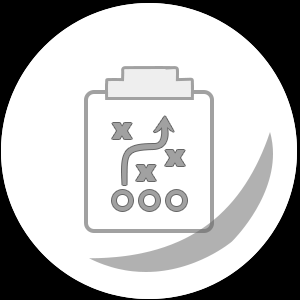
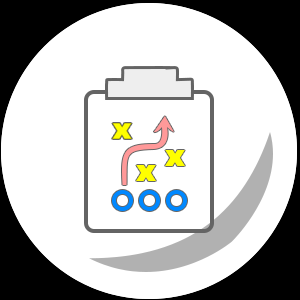
Before/after of a (300, 300) layered artwork. What changed in the layer stack:
painted on "Shape 4 copy", unmasked it over (112, 123, 132, 139)
painted on "Shape 4 copy 2", unmasked it over (165, 150, 185, 166)
painted on "Shape 4", unmasked it over (136, 165, 156, 181)
painted on "Ellipse 1 copy", unmasked it over (139, 190, 160, 211)
painted on "Ellipse 1 copy 2", unmasked it over (166, 190, 187, 211)
painted on "Ellipse 1", unmasked it over (112, 190, 133, 211)
painted on "Shape 3", unmasked it over (122, 116, 174, 185)
painted on "Shape 2", unmasked it over (105, 66, 194, 100)
painted on "Rounded Rectangle 1", unmasked it over (84, 90, 214, 233)
